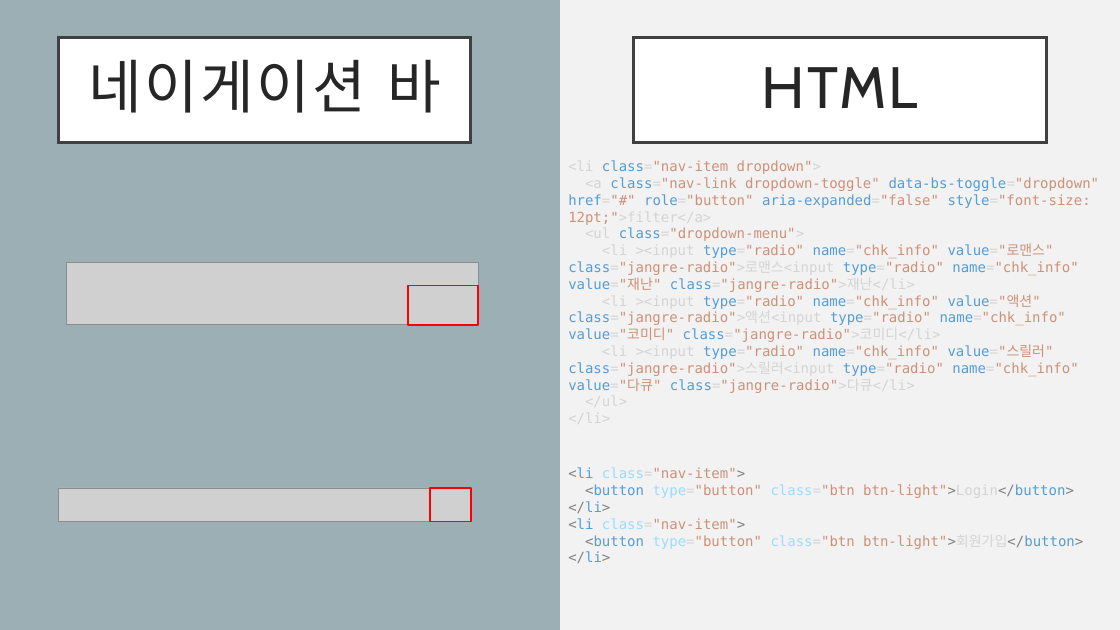
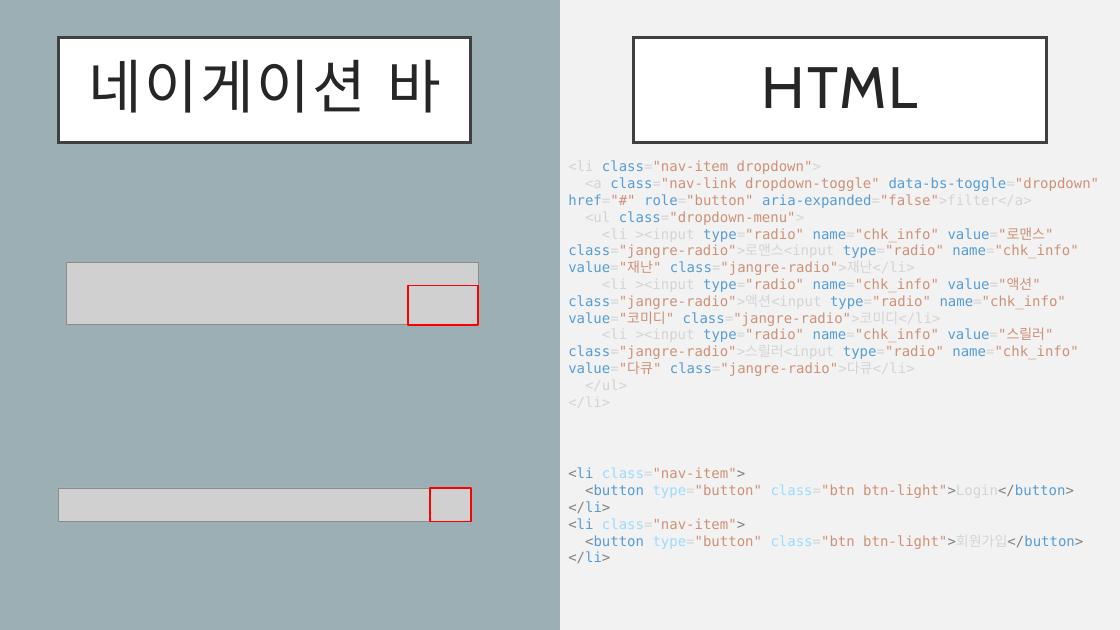
Before and after one commit to gyudong0908/practice_html, a slide deck: slide 5 of HTML + CSS 웹 사이트.pptx. Drawn at 1120x630 pixels with LibreOffice and Linux fonts; fonts in the diff are those of the drawing; grey boxes stand for pictures. Boxes give left, top, right and bottom in pixels: in the first picture for what was removed or moved away, otherwise in the second. Text is boxed around its words. In the diff, an @@ line names an element or a change of style, - is before the commit and + after.

Commit message:
fix ppt

```diff
--- a/HTML + CSS 웹 사이트.pptx
+++ b/HTML + CSS 웹 사이트.pptx
@@ text at <box>568,177,1100,208</box>: text changed @@
-<a class="nav-link dropdown-toggle" data-bs-toggle="dropdown" href="#" role="button" aria-expanded="false" style="font-size: 12pt;">filter</a>
+<a class="nav-link dropdown-toggle" data-bs-toggle="dropdown" href="#" role="button" aria-expanded="false">filter</a>
```
Also in this commit, not shown: 5 other slides changed.
